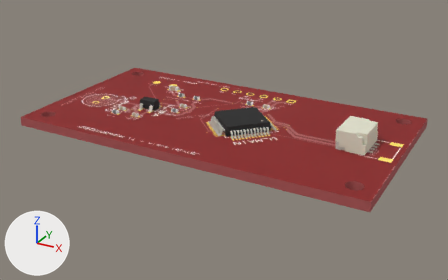
Two versions of the glTF model public/viewer/jst-sh__msp430fr2355__photodiode/3d.glb, one commit apart.
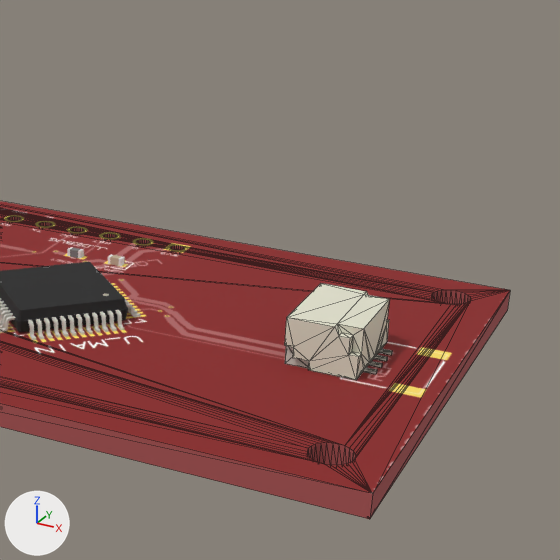
Each version is shown whole from a 50 mm camera at (43.6, -79.1, 36.5) aimed at (1.0, -1.6, -2.2), then close up on the part from 49% to 100% of the width and 0% to 82% of the height. Arrows for +X, +Y and +Z are at lower left; the lights stay in place. The first two pictures are the older version. The close-ups show mesh edges as thin lines. Vertices at exactly the same position are counted once.

Objects in the first close-up: 'Box0', 'J1', 'U_MAIN' and 2 more.
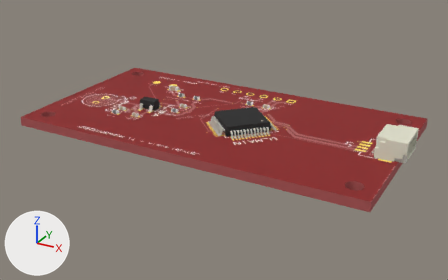
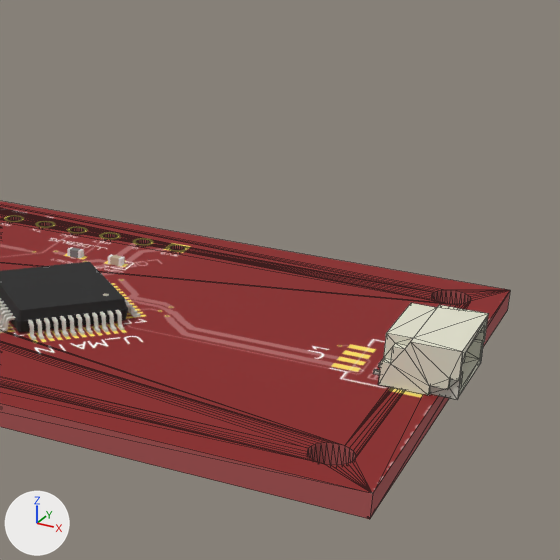
Location of each change, [x1, y1, x2, y2] in pixels of the close-ups (560 x 560 px):
'J1', moved, turned: before [285, 283, 392, 380]; after [373, 303, 488, 399]

What the commit changed:
me_j1 is used by ob_j1; location (23.8, 0.0, 0.7).
me_j1 had 164 vertices, 324 faces and spanned x -4.55..0.4, y -3.0..3.0, z 0.0..2.96.
me_j1 now has 164 vertices, 324 faces and spans x -0.4..4.55, y -3.0..3.0, z 0.0..2.96.
me_j1 part 1: the whole mesh is turned 180 degrees about the z axis through the mesh origin.
Object 'J1' (ob_j1) moves from (23.8, 0.0, 0.7) to (24.45, 0.0, 0.7).
